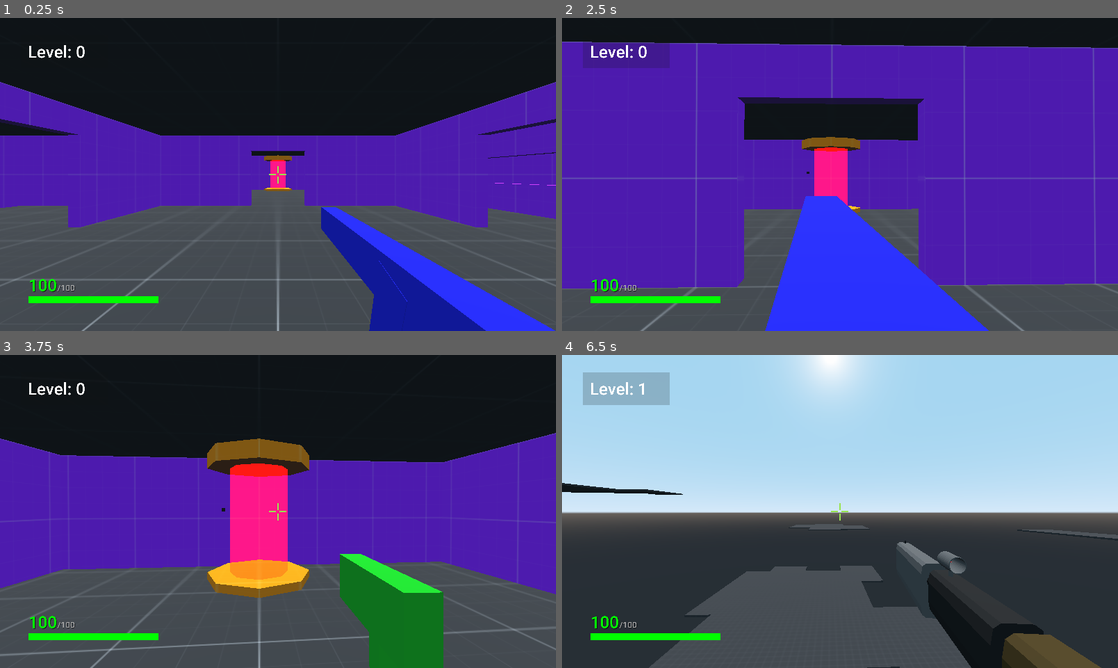
Above: before the commit, frames 1-4 (two rows, left to right).
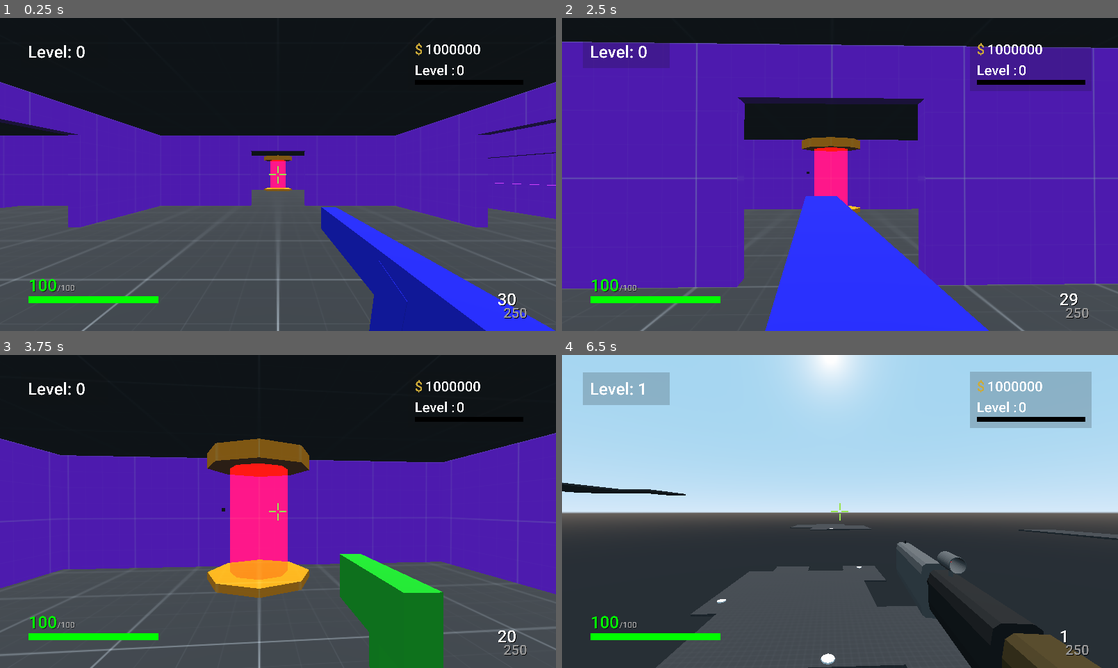
Above: after the commit, the same moments.

Repository: MetSpek/UntitledFPS
Game: Godot game, scene res://Scenes/Worlds/MainMenu.tscn
The game is run twice, just before and just after one commit, with the same random seed, the same clock (stepped at 60 frames per second) and the same inputs.
Inputs (mouse positions are in pixels of both pictures, inside the frame that each line leads up to):
- Up to frame 1 (0.25 s): no input
- Up to frame 2 (2.5 s): tap Enter at 0.5 s; move the mouse to (867, 174) at 0.52 s; hold Ctrl (crouch) 0.53-1.28 s; hold W (move_forward) from 0.53 s (still down); tap Space (jump) at 0.77, 1.52 s; move the mouse to (812, 174) at 1.27 s; click (812, 174) at 1.35 s; move the mouse to (851, 168) at 2.02 s; hold Right mouse button (fire_weapon_2) from 2.03 s (still down)
- Up to frame 3 (3.75 s): keep holding W (move_forward); move the mouse to (272, 517) at 2.77 s; release Right mouse button (fire_weapon_2) at 2.78 s; tap E (interacting) at 2.85 s; tap Space (jump) at 3.02 s; move the mouse to (316, 514) at 3.52 s; hold Mouse wheel up (next_weapon) from 3.53 s (still down)
- Up to frame 4 (6.5 s): tap Space (jump) at 3.77, 4.52, 6.02 s; move the mouse to (795, 508) at 4.27 s; release Mouse wheel up (next_weapon) at 4.28 s; tap Mouse wheel down (previous_weapon) at 4.35 s; move the mouse to (845, 511) at 5.02 s; tap Shift (sprint) at 5.1 s; move the mouse to (817, 505) at 5.77 s; release W (move_forward) at 5.78 s; hold D (move_right) from 5.78 s (still down); tap Ctrl (crouch) at 5.85 s

The runs differ from the first frame. In frame 1, 0.4% of the frame differs, in the area x 74-95%, y 8-96%; in frame 2, 3.3%; in frame 3, 0.4%; in frame 4, 4.7%, in the area x 0-100%, y 5-100%.

Commit message:
Version 0.0.1.16
- Added jump pads to "Floating Islands"
- Fixed some jump pad issues

Diff:
--- a/Scenes/UI/BulletCount.tscn
+++ b/Scenes/UI/BulletCount.tscn
@@ -10,10 +10,10 @@
 script = ExtResource( 2 )
 
 [node name="CurrentBullets" type="Label" parent="."]
-margin_left = 1736.0
-margin_top = 960.0
-margin_right = 2028.0
-margin_bottom = 1111.0
+margin_left = 1145.0
+margin_top = 625.0
+margin_right = 1437.0
+margin_bottom = 776.0
 rect_scale = Vector2( 0.3, 0.3 )
 custom_colors/font_color_shadow = Color( 0, 0, 0, 1 )
 custom_constants/shadow_offset_x = 5
@@ -21,10 +21,10 @@
 text = "9999"
 
 [node name="TotalBullets" type="Label" parent="."]
-margin_left = 1752.0
-margin_top = 1000.0
-margin_right = 2044.0
-margin_bottom = 1151.0
+margin_left = 1159.0
+margin_top = 660.0
+margin_right = 1451.0
+margin_bottom = 811.0
 grow_horizontal = 2
 rect_scale = Vector2( 0.25, 0.25 )
 custom_colors/font_color = Color( 0.6, 0.6, 0.6, 1 )
--- a/Scenes/UI/PlayerData.tscn
+++ b/Scenes/UI/PlayerData.tscn
@@ -8,21 +8,26 @@
 anchor_bottom = 1.0
 theme = ExtResource( 1 )
 script = ExtResource( 2 )
+__meta__ = {
+"_edit_use_anchors_": true
+}
 
 [node name="Control" type="Control" parent="."]
-margin_left = 1520.0
-margin_top = 64.0
-margin_right = 1820.0
-margin_bottom = 214.0
+anchor_left = 0.478
+anchor_top = 0.5
+anchor_right = 0.478
+anchor_bottom = 0.5
+margin_left = 327.16
+margin_top = -322.0
+margin_right = 627.16
+margin_bottom = -172.0
 rect_min_size = Vector2( 300, 150 )
 
 [node name="ColorRect" type="ColorRect" parent="Control"]
 anchor_right = 1.0
 anchor_bottom = 1.0
-margin_left = 72.0
-margin_top = -24.0
-margin_right = 52.0
-margin_bottom = -44.0
+margin_right = -20.0
+margin_bottom = -20.0
 color = Color( 0.0745098, 0.0745098, 0.0745098, 0.192157 )
 
 [node name="MoneyLabel" type="Label" parent="Control/ColorRect"]
--- a/Scenes/Worlds/Items/JumpPad.tscn
+++ b/Scenes/Worlds/Items/JumpPad.tscn
@@ -1,16 +1,9 @@
-[gd_scene load_steps=4 format=2]
+[gd_scene load_steps=3 format=2]
 
 [ext_resource path="res://Scripts/World/Items/JumpPad.gd" type="Script" id=1]
 
 [sub_resource type="CylinderShape" id=1]
 radius = 4.5
-height = 1.0
-
-[sub_resource type="Curve3D" id=2]
-_data = {
-"points": PoolVector3Array(  ),
-"tilts": PoolRealArray(  )
-}
 
 [node name="JumpPad" type="Spatial"]
 transform = Transform( 1, 0, 0, 0, 1, 0, 0, 0, 1, 0, 0, -104 )
@@ -21,16 +14,11 @@
 collision_mask = 2
 
 [node name="CollisionShape" type="CollisionShape" parent="Area"]
-transform = Transform( 1, 0, 0, 0, 1, 0, 0, 0, 1, 0, 1.05838, 0 )
+transform = Transform( 1, 0, 0, 0, 1, 0, 0, 0, 1, 0, 0.0583801, 0 )
 shape = SubResource( 1 )
 
 [node name="CSGCylinder" type="CSGCylinder" parent="."]
 transform = Transform( 1, 0, 0, 0, 1, 0, 0, 0, 1, 0, 1, 0 )
 radius = 4.5
 
-[node name="Path" type="Path" parent="."]
-curve = SubResource( 2 )
-
-[node name="PathFollow" type="PathFollow" parent="Path"]
-
 [connection signal="body_entered" from="Area" to="." method="_on_Area_body_entered"]
--- a/Scenes/Worlds/Levels/LevelFloatingislands.tscn
+++ b/Scenes/Worlds/Levels/LevelFloatingislands.tscn
@@ -116,10 +116,52 @@
 
 [node name="JumpPad" type="Spatial" parent="Enviroment/Items" index="0"]
 
-[node name="JumpPadEM" parent="Enviroment/Items/JumpPad" index="0" instance=ExtResource( 4 )]
+[node name="JumpPadWM" parent="Enviroment/Items/JumpPad" index="0" instance=ExtResource( 4 )]
 move_y = 40.0
 move_z = -54.0
 slowdown = 2.0
 
+[node name="JumpPadMW" parent="Enviroment/Items/JumpPad" index="1" instance=ExtResource( 4 )]
+transform = Transform( 1, 0, 0, 0, 1, 0, 0, 0, 1, 0, -79.2981, -293.787 )
+move_y = 95.0
+move_z = 40.0
+slowdown = 5.0
+
+[node name="JumpPadMN" parent="Enviroment/Items/JumpPad" index="2" instance=ExtResource( 4 )]
+transform = Transform( 1, 0, 0, 0, 1, 0, 0, 0, 1, -111, -79.2981, -389.787 )
+move_x = -35.0
+move_y = 110.0
+slowdown = 5.0
+
+[node name="JumpPadME" parent="Enviroment/Items/JumpPad" index="3" instance=ExtResource( 4 )]
+transform = Transform( 1, 0, 0, 0, 1, 0, 0, 0, 1, 49, -79.2981, -524.787 )
+move_y = 85.0
+move_z = -40.0
+slowdown = 5.0
+
+[node name="JumpPadEM" parent="Enviroment/Items/JumpPad" index="4" instance=ExtResource( 4 )]
+transform = Transform( 1, 0, 0, 0, 1, 0, 0, 0, 1, 3, -27.2981, -695.787 )
+move_y = 50.0
+move_z = 50.0
+slowdown = 5.0
+
+[node name="JumpPadNM" parent="Enviroment/Items/JumpPad" index="5" instance=ExtResource( 4 )]
+transform = Transform( 1, 0, 0, 0, 1, 0, 0, 0, 1, -291, 43.7019, -405.787 )
+move_x = 45.0
+move_y = 40.0
+slowdown = 5.0
+
+[node name="JumpPadMS" parent="Enviroment/Items/JumpPad" index="6" instance=ExtResource( 4 )]
+transform = Transform( 1, 0, 0, 0, 1, 0, 0, 0, 1, 95, -79.2981, -293.787 )
+move_x = 45.0
+move_y = 95.0
+slowdown = 5.0
+
+[node name="JumpPadSM" parent="Enviroment/Items/JumpPad" index="7" instance=ExtResource( 4 )]
+transform = Transform( 1, 0, 0, 0, 1, 0, 0, 0, 1, 313, -15.2981, -325.787 )
+move_x = -52.0
+move_y = 50.0
+slowdown = 2.0
+
 [node name="PlayerTemplate" parent="Player" index="0" instance=ExtResource( 2 )]
 transform = Transform( 1, 0, 0, 0, 1, 0, 0, 0, 1, 0, 8, -87.4866 )
--- a/Scripts/Player/PlayerTemplate.gd
+++ b/Scripts/Player/PlayerTemplate.gd
@@ -1,4 +1,11 @@
 extends KinematicBody
+
+enum {
+	NORMAL,
+	GLIDING
+}
+
+var player_state = NORMAL
 
 #MOVEMENT
 onready var walk_speed = GlobalGameHandler.player_walk_speed
@@ -240,14 +247,15 @@
 	if head_bonked:
 		gravity_vec.y = -2
 
-	if Input.is_action_pressed("move_forward"):
-		direction -= transform.basis.z
-	elif Input.is_action_pressed("move_backward"):
-		direction += transform.basis.z
-	if Input.is_action_pressed("move_left"):
-		direction -= transform.basis.x
-	elif Input.is_action_pressed("move_right"):
-		direction += transform.basis.x
+	if player_state == NORMAL:
+		if Input.is_action_pressed("move_forward"):
+			direction -= transform.basis.z
+		elif Input.is_action_pressed("move_backward"):
+			direction += transform.basis.z
+		if Input.is_action_pressed("move_left"):
+			direction -= transform.basis.x
+		elif Input.is_action_pressed("move_right"):
+			direction += transform.basis.x
 
 	if Input.is_action_just_pressed("sprint") and !Input.is_action_pressed("crouch"):
 		tween.interpolate_property(camera, "fov", normal_fov, sprint_fov, .1,Tween.TRANS_LINEAR, Tween.EASE_IN_OUT)
--- a/Scripts/World/Items/JumpPad.gd
+++ b/Scripts/World/Items/JumpPad.gd
@@ -1,4 +1,9 @@
 extends Spatial
+
+enum {
+	NORMAL,
+	GLIDING
+}
 
 var player
 var velocity
@@ -34,9 +39,8 @@
 			elif move_z < 0:
 				move_z += slowdown
 
-		print("x: " + str(move_x) + "  y: " + str(move_y) + "  z: " + str(move_z))
-
 		if move_x == 0 and move_y == 0 and move_z == 0:
+			player.player_state = NORMAL
 			player = null
 			reset_values()
 
@@ -45,6 +49,10 @@
 	move_y = standard_velocity.y
 	move_z = standard_velocity.z
 
+
 func _on_Area_body_entered(body):
 	if body.name == "PlayerTemplate" and !moved_child:
 		player = body
+		player.movement = Vector3(0,0,0)
+		print(player.movement)
+		player.player_state = GLIDING
